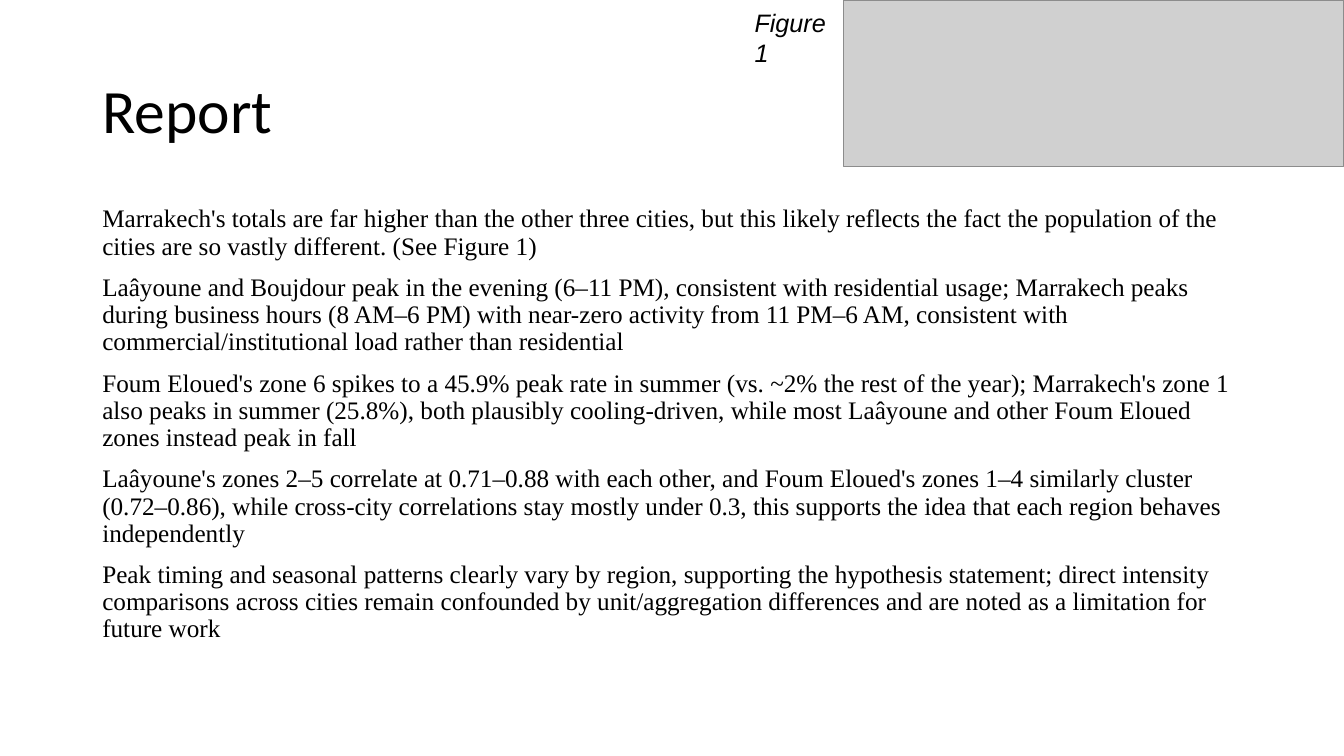
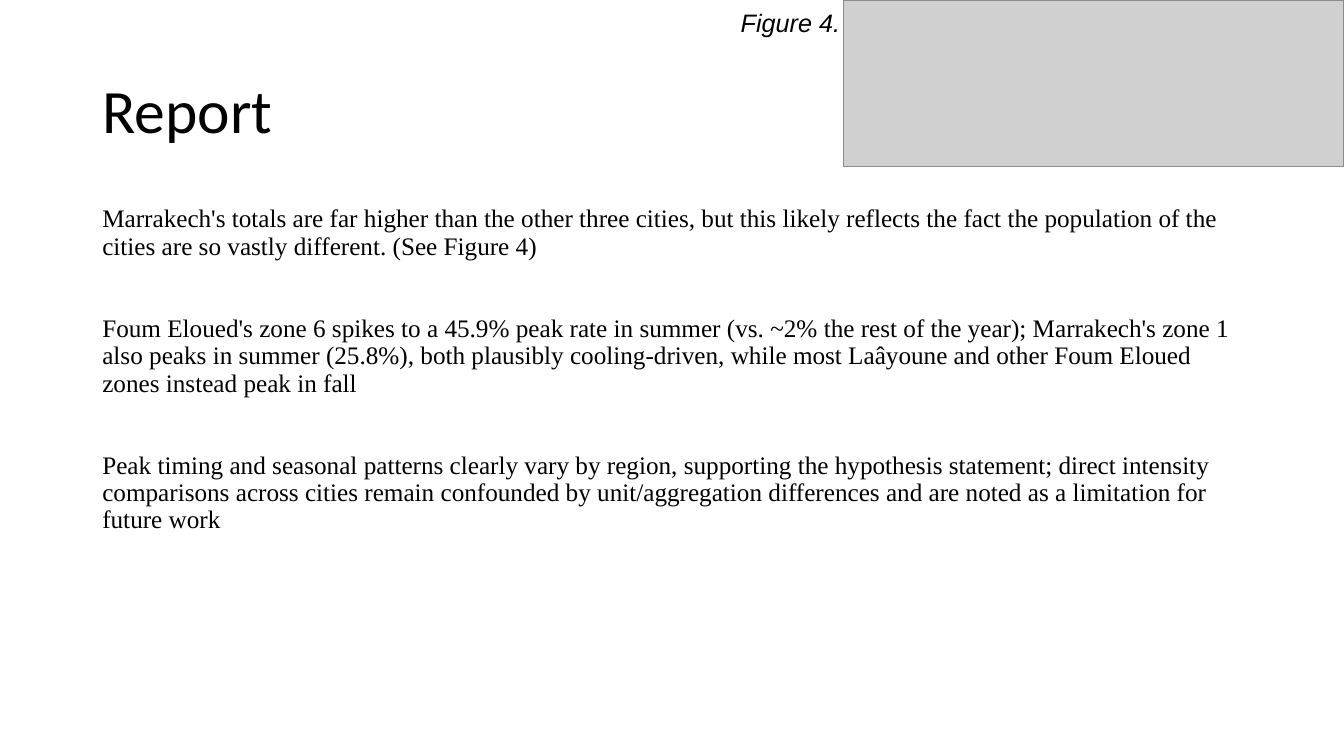
Before and after one commit to Foxman301/ANA500Project, a slide deck: slide 8 of ANA500_Micro-Project_JonathanEspedal.pptx (slide 7 before the commit). Drawn at 1344x756 pixels with LibreOffice and Linux fonts; fonts in the diff are those of the drawing; grey boxes stand for pictures. Boxes give left, top, right and bottom in pixels: in the first picture for what was removed or moved away, otherwise in the second. Text is boxed around its words. In the diff, an @@ line names an element or a change of style, - is before the commit and + after.

```diff
--- a/ANA500_Micro-Project_JonathanEspedal.pptx
+++ b/ANA500_Micro-Project_JonathanEspedal.pptx
@@ text at (x1=741, y1=13, x2=840, y2=37): text changed @@
-Figure 1
+Figure 4.
@@ text at (x1=102, y1=209, x2=1217, y2=261): text changed @@
-Marrakech's totals are far higher than the other three cities, but this likely reflects the fact the population of the cities are so vastly different. (See Figure 1)
-Laâyoune and Boujdour peak in the evening (6–11 PM), consistent with residential usage; Marrakech peaks during business hours (8 AM–6 PM) with near-zero activity from 11 PM–6 AM, consistent with commercial/institutional load rather than residential
+Marrakech's totals are far higher than the other three cities, but this likely reflects the fact the population of the cities are so vastly different. (See Figure 4)
@@ text at (x1=102, y1=469, x2=1221, y2=548): paragraph removed @@
-Laâyoune's zones 2–5 correlate at 0.71–0.88 with each other, and Foum Eloued's zones 1–4 similarly cluster (0.72–0.86), while cross-city correlations stay mostly under 0.3, this supports the idea that each region behaves independently
```
Also in this commit, not shown: 2 other slides changed, 3 slides added, 1 slide removed, 1 other file.
